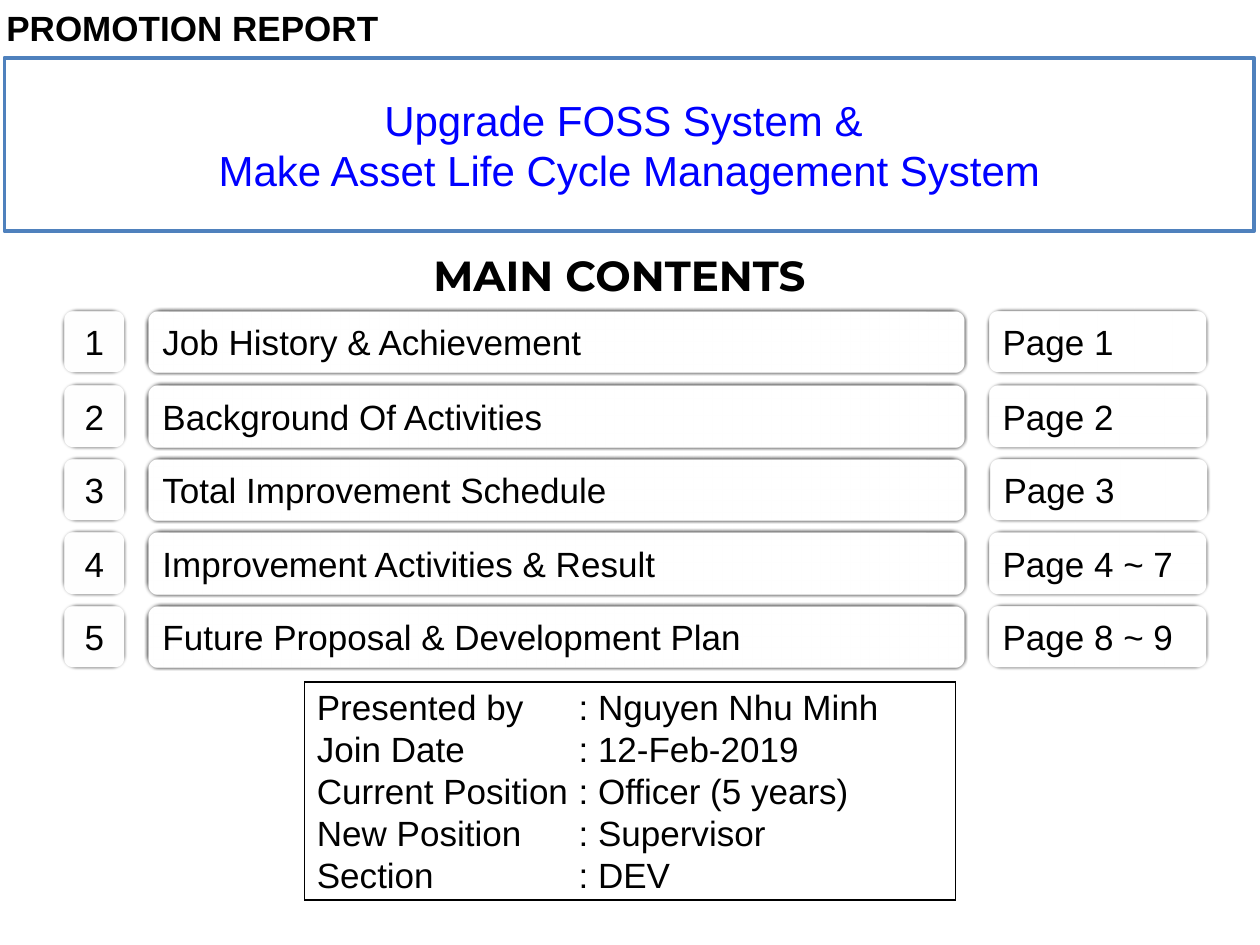
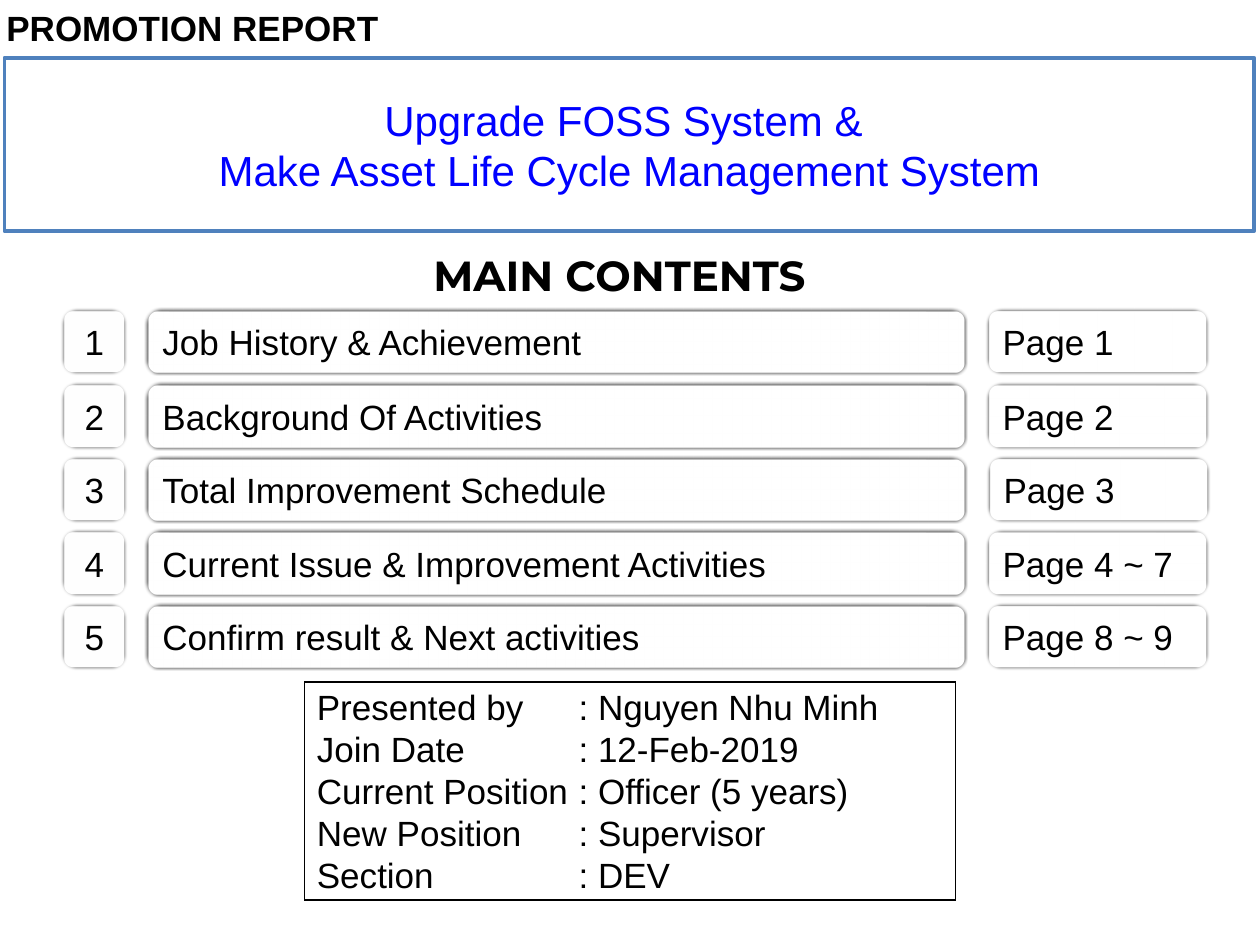
Before and after one commit to thietbicongnghevietnam/ReportPSNV, a slide deck: slide 1 of Report_test.pptx. Drawn at 1260x945 pixels with LibreOffice and Linux fonts; fonts in the diff are those of the drawing. Boxes give left, top, right and bottom in pixels: in the first picture for what was removed or moved away, otherwise in the second. Text is boxed around its words. In the diff, an @@ line names an element or a change of style, - is before the commit and + after.

```diff
--- a/Report_test.pptx
+++ b/Report_test.pptx
@@ text in rounded rectangle at [162,551,766,584]: text changed @@
-Improvement Activities & Result
+Current Issue & Improvement Activities
@@ text in rounded rectangle at [162,624,639,651]: text changed @@
-Future Proposal & Development Plan
+Confirm result & Next activities
```
Also in this commit, not shown: 6 other slides changed, 2 slides added, 1 slide removed.
